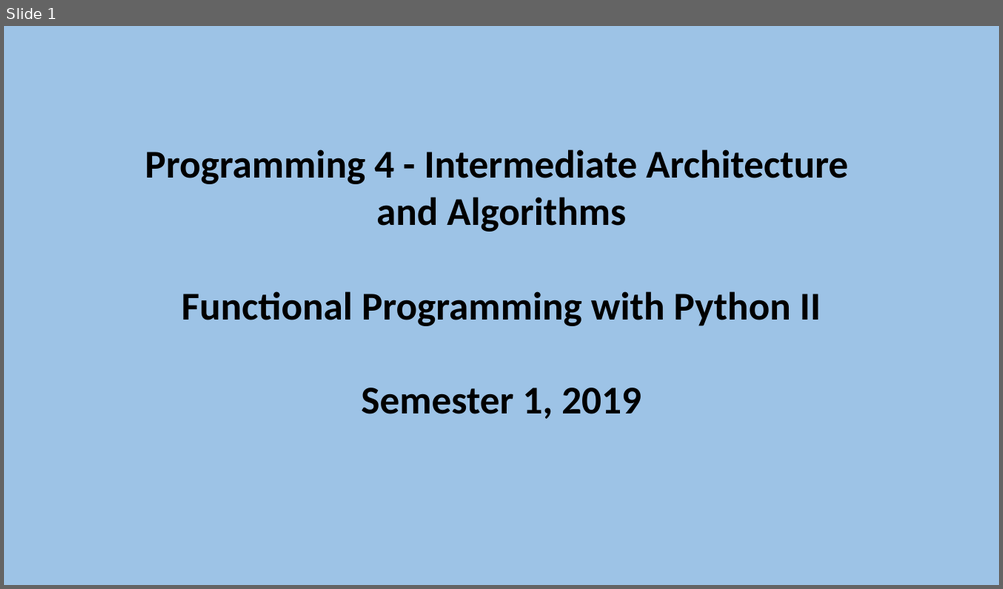
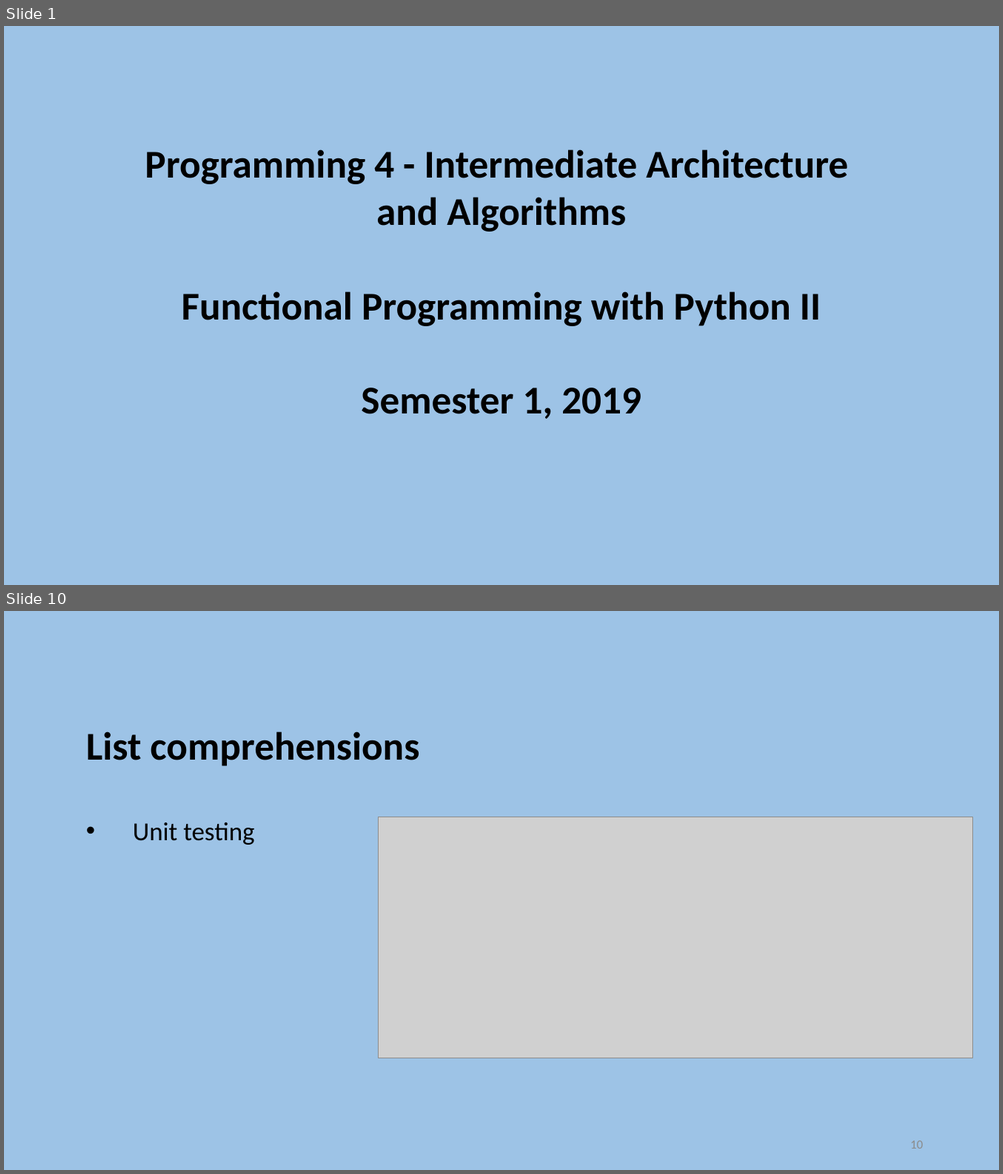
Before and after one commit to szetko/course-materials, a slide deck: Programming 4/Week 12/S2. Functional Programming with Python II.pptx. Shown one above the other, each under a label of ours: slide 1 before the commit, slides 1 and 10 after it; the slides between them are not shown. The pictures are 1003x589 and 1003x1174 pixels, drawn with LibreOffice and Linux fonts; fonts in the diff are those of the drawing; grey boxes stand for pictures. Boxes give left, top, right and bottom in pixels: in the first picture for what was removed or moved away, otherwise in the second. Text is boxed around its words. In the diff, an @@ line names an element or a change of style, - is before the commit and + after.

```diff
--- a/Programming 4/Week 12/S2. Functional Programming with Python II.pptx
+++ b/Programming 4/Week 12/S2. Functional Programming with Python II.pptx
@@ slide 10 added at (4, 611, 999, 1170), background #9DC3E6 @@
@@ text added at (86, 732, 419, 845), 38 pt, text #000000, bold @@
+List comprehensions
+    • Unit testing
@@ picture added at (378, 817, 973, 1059) @@
@@ page number added at (910, 1141, 922, 1149), 12 pt, text #8C8C8C @@
+10
```
Also in this commit, not shown: 23 other slides added, 1 other file.
